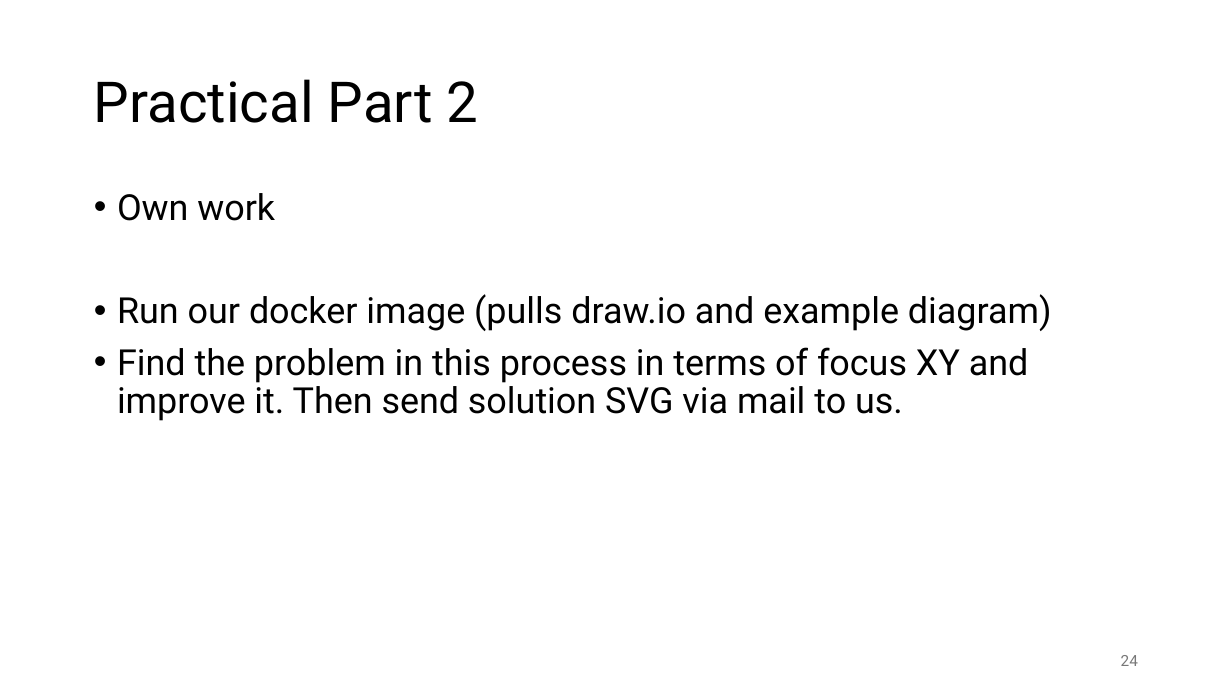
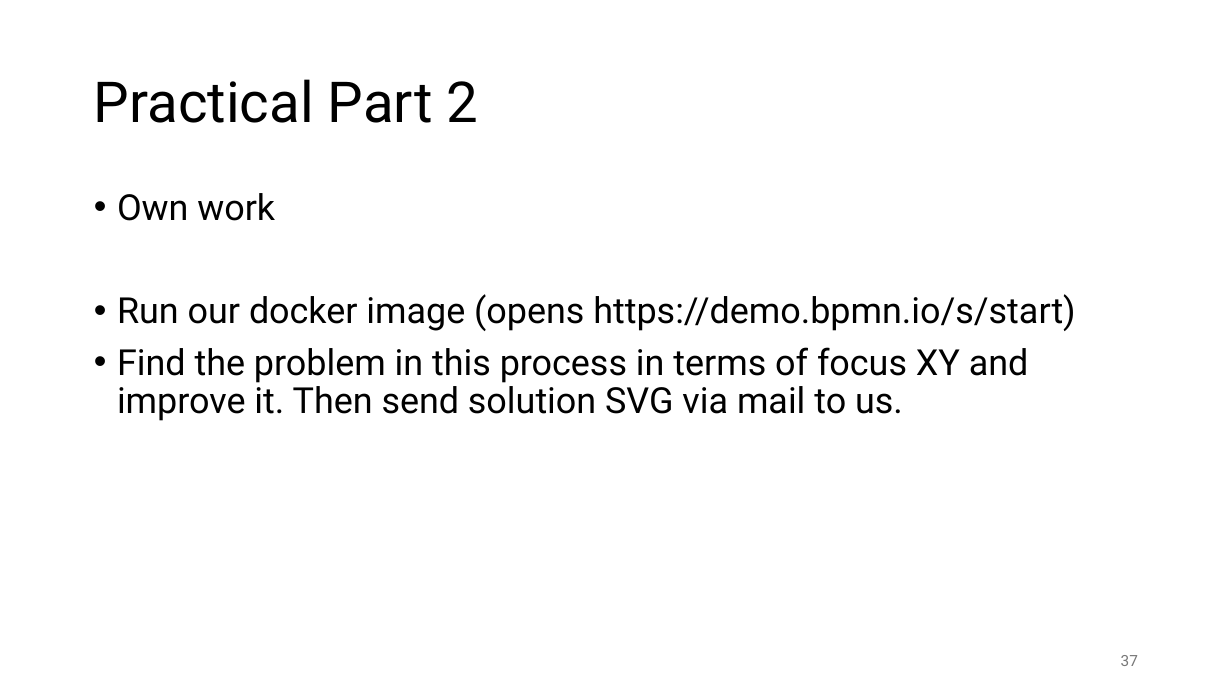
Before and after one commit to FontysVenlo/esd-2026-workshop-g03, a slide deck: slide 37 of BPMN Workshop.pptx (slide 24 before the commit). Drawn at 1232x693 pixels with LibreOffice and Linux fonts; fonts in the diff are those of the drawing. Boxes give left, top, right and bottom in pixels: in the first picture for what was removed or moved away, otherwise in the second. Text is boxed around its words. In the diff, an @@ line names an element or a change of style, - is before the commit and + after.

```diff
--- a/BPMN Workshop.pptx
+++ b/BPMN Workshop.pptx
@@ text at [117, 294, 1075, 331]: text changed @@
-• Run our docker image (pulls draw.io and example diagram)
+• Run our docker image (opens https://demo.bpmn.io/s/start)
@@ page number at [1121, 655, 1138, 666]: text changed @@
-24
+37
```
Also in this commit, not shown: 7 other slides changed, 34 slides added, 17 slides removed, 12 other files.
